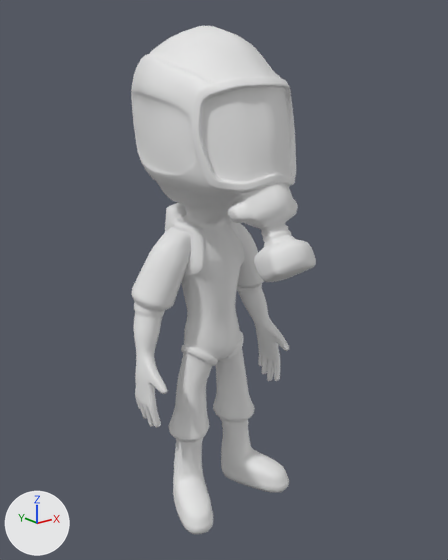
Two versions of the FBX model assets/models/character.fbx, one commit apart.
Both versions are drawn from a 50 mm lens placed at (-2.71, -1.764, 1.62), pointed at (-1.346, -0.059, 0.938). Every picture has the same lights, and +X, +Y and +Z are marked at lower left. The picture after the commit comes second. Where no turn or scale is listed for an object, it has been applied to the vertices.

Script lines for the objects in view, before the commit:
```python
me_mesh = bpy.data.meshes.new('Mesh')
me_mesh.from_pydata(...)  # 7620 vertices, 7620 faces; spans x -0.33..0.33, y -0.37..0.42, z -0.91..0.9
me_mesh.materials.append(mat_openpbr_shader3)  # white #e7e7e7
ob_character_smooth = bpy.data.objects.new('character_smooth', me_mesh)
ob_character_smooth.location = (-1.347, -0.092, 0.919)
```
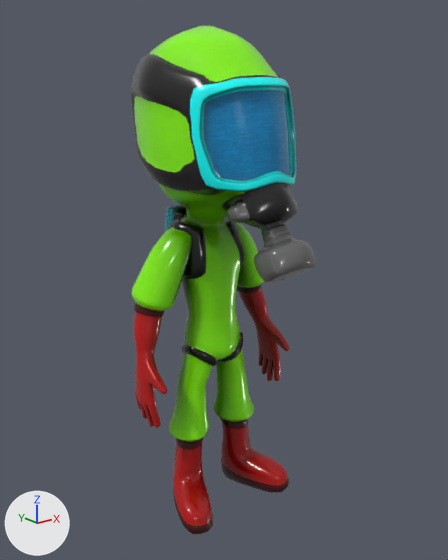
The newer file is also turned or shifted as a whole; pictures and numbers use the older file's frame.

Pixel boxes [x1, y1, x2, y2] of what changed, in the pictures (448 x 560 px):
'character_smooth', recoloured (darker)
    both: [131, 26, 316, 535]

The change, as a diff of the scene's bpy script:
```diff
--- a/assets/models/character.fbx.py
+++ b/assets/models/character.fbx.py
@@ img_character_png @@
+img_character_png = load_image('character.png', 'character.png', 2048, 2048, 'sRGB')
@@ mat_aistandardsurface1 @@
+mat_aistandardsurface1 = principled_material('aiStandardSurface1')
+mat_aistandardsurface1.texture = img_character_png
+mat_aistandardsurface1.roughness = 0.2
@@ me_mesh @@
 me_mesh.from_pydata(...)  # 7620 vertices, 7620 faces; spans x -0.33..0.33, y -0.37..0.42, z -0.91..0.9
-me_mesh.materials.append(mat_openpbr_shader3)  # white #e7e7e7
+me_mesh.materials.append(mat_aistandardsurface1)  # picture img_character_png
```
